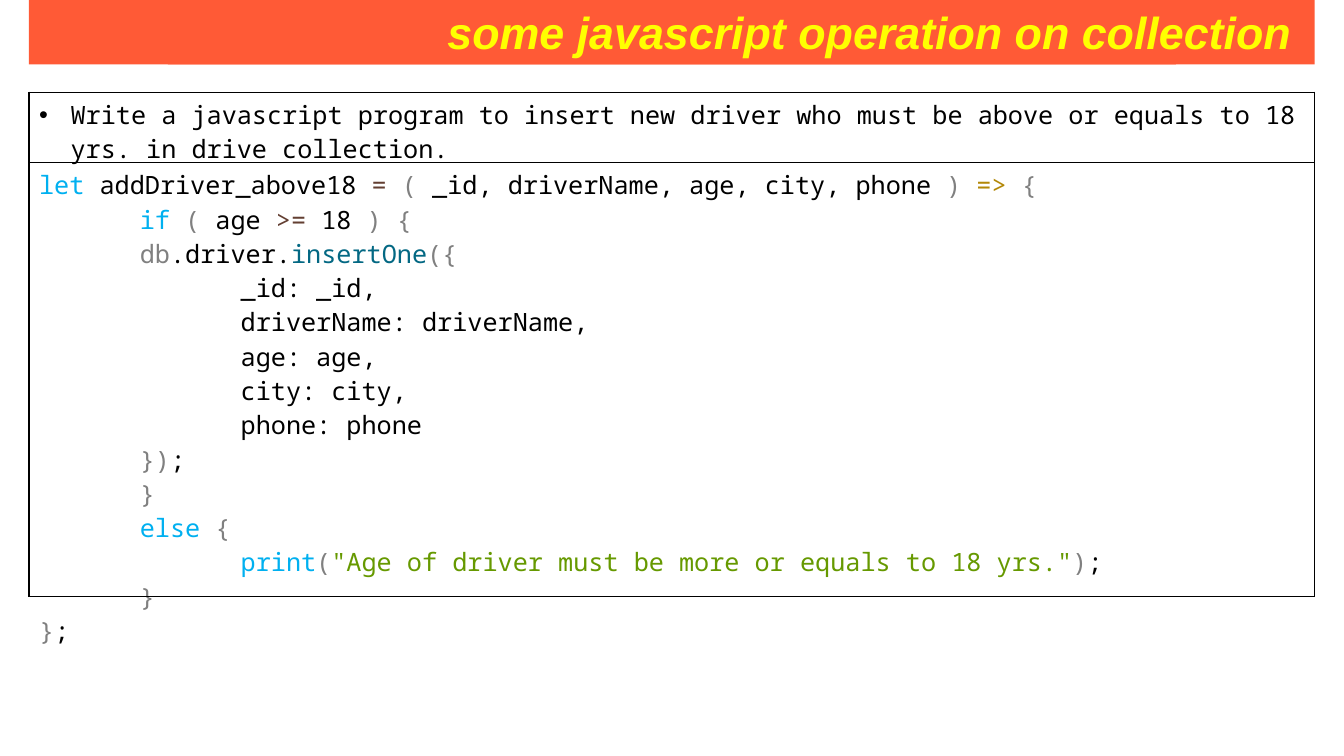
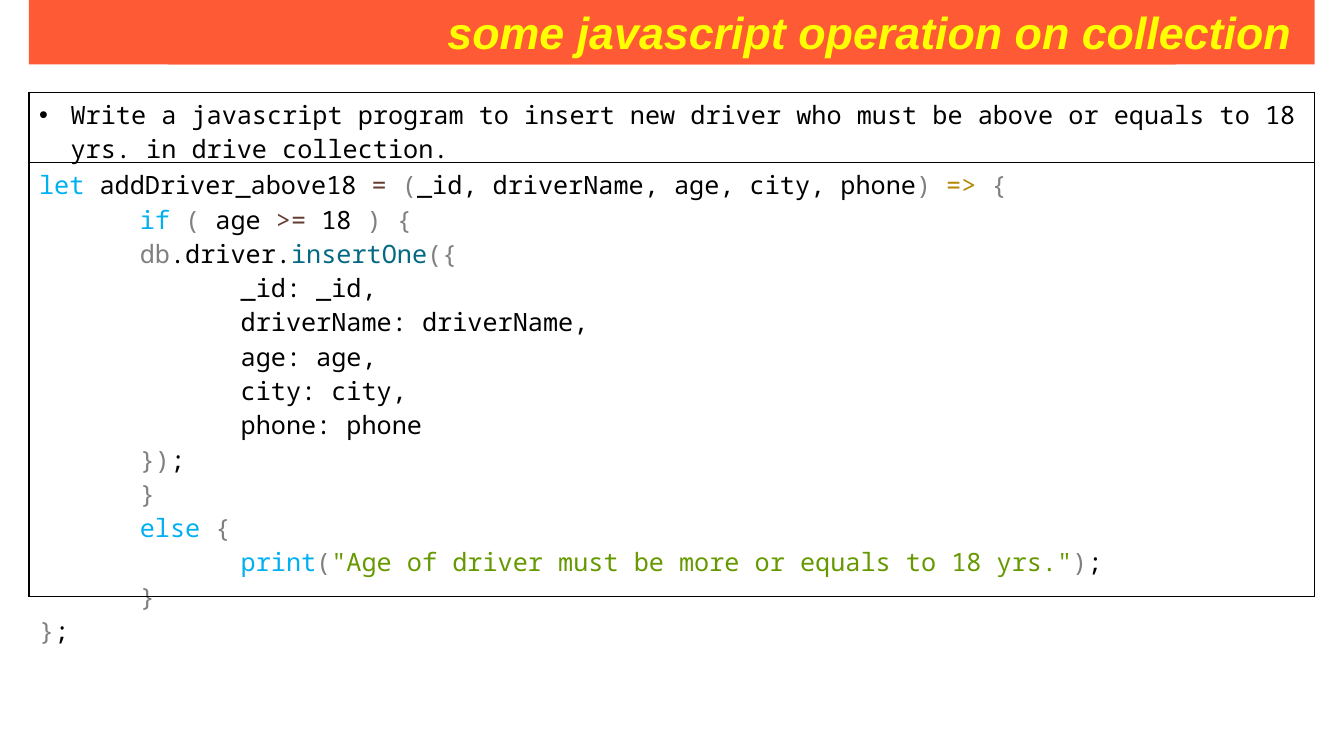
Before and after one commit to Saleel-Bagde/PPT-s, a slide deck: slide 221 of MongoDB PPT.pptx. Drawn at 1344x756 pixels with LibreOffice and Linux fonts; fonts in the diff are those of the drawing. Boxes give left, top, right and bottom in pixels: in the first picture for what was removed or moved away, otherwise in the second. Text is boxed around its words. In the diff, an @@ line names an element or a change of style, - is before the commit and + after.

```diff
--- a/MongoDB PPT.pptx
+++ b/MongoDB PPT.pptx
@@ table at bbox=[29, 93, 1316, 597] @@
@@ row 2, column 1: "let addDriver_above18 = ( _id, driverName, age, city, phone ) => { / if ( age >= 18 ) { / db.driver.insertOne({ / _id: _id, / driverName: driverName, / age: age, / city: city, / phone: phone / }); / } / else { / print("Age of driver must be more or equals to 18 yrs."); / } / };" to "let addDriver_above18 = (_id, driverName, age, city, phone) => { / if ( age >= 18 ) { / db.driver.insertOne({ / _id: _id, / driverName: driverName, / age: age, / city: city, / phone: phone / }); / } / else { / print("Age of driver must be more or equals to 18 yrs."); / } / };" @@
```
Also in this commit, not shown: 4 other slides changed.
